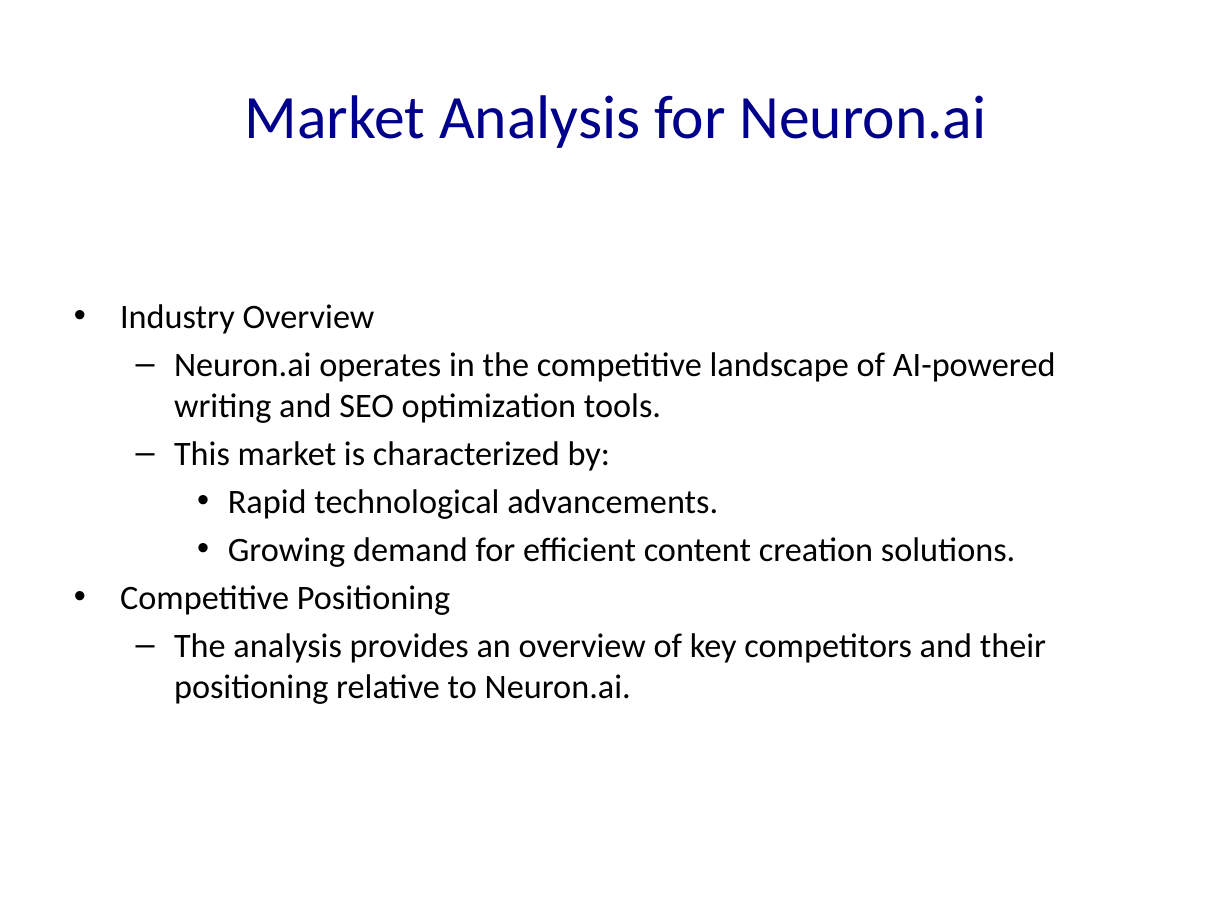
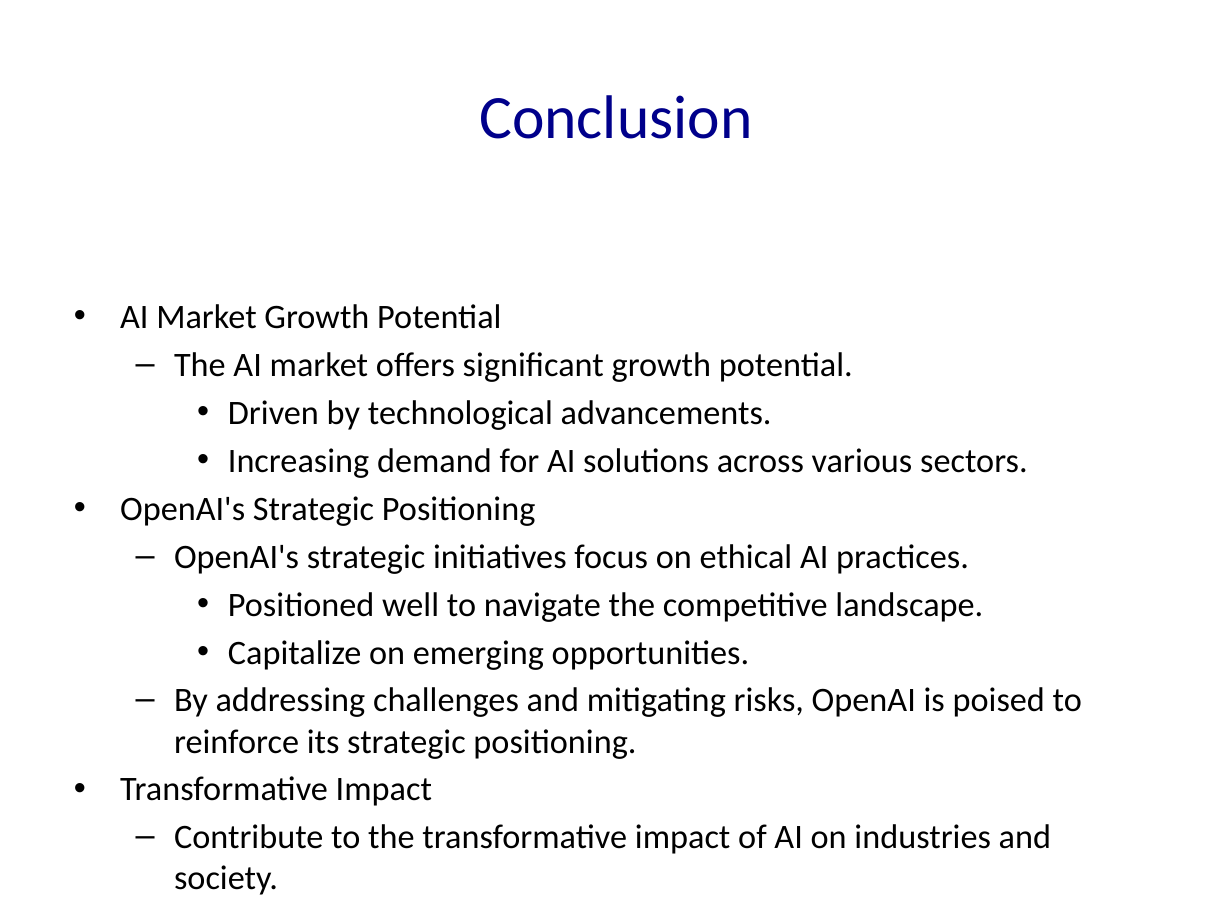
Before and after one commit to Frank-Gu-81/slides_autogeneration, a slide deck: slide 63 of Neuron_Solutions_Presentation.pptx (slide 47 before the commit). Drawn at 1232x924 pixels with LibreOffice and Linux fonts; fonts in the diff are those of the drawing. Boxes give left, top, right and bottom in pixels: in the first picture for what was removed or moved away, otherwise in the second. Text is boxed around its words. In the diff, an @@ line names an element or a change of style, - is before the commit and + after.

```diff
--- a/Neuron_Solutions_Presentation.pptx
+++ b/Neuron_Solutions_Presentation.pptx
@@ title at (x1=479, y1=95, x2=752, y2=139): text changed @@
-Market Analysis for Neuron.ai
+Conclusion
@@ text at (x1=120, y1=304, x2=1082, y2=895): text changed @@
-• Industry Overview
-  – Neuron.ai operates in the competitive landscape of AI-powered writing and SEO optimization tools.
-  – This market is characterized by:
-    • Rapid technological advancements.
-    • Growing demand for efficient content creation solutions.
-• Competitive Positioning
-  – The analysis provides an overview of key competitors and their positioning relative to Neuron.ai.
+• AI Market Growth Potential
+  – The AI market offers significant growth potential.
+    • Driven by technological advancements.
+    • Increasing demand for AI solutions across various sectors.
+• OpenAI's Strategic Positioning
+  – OpenAI's strategic initiatives focus on ethical AI practices.
+    • Positioned well to navigate the competitive landscape.
+    • Capitalize on emerging opportunities.
+  – By addressing challenges and mitigating risks, OpenAI is poised to reinforce its strategic positioning.
+• Transformative Impact
+  – Contribute to the transformative impact of AI on industries and society.
```
Also in this commit, not shown: 19 other slides changed, 99 slides added, 55 slides removed, 9 other files.
